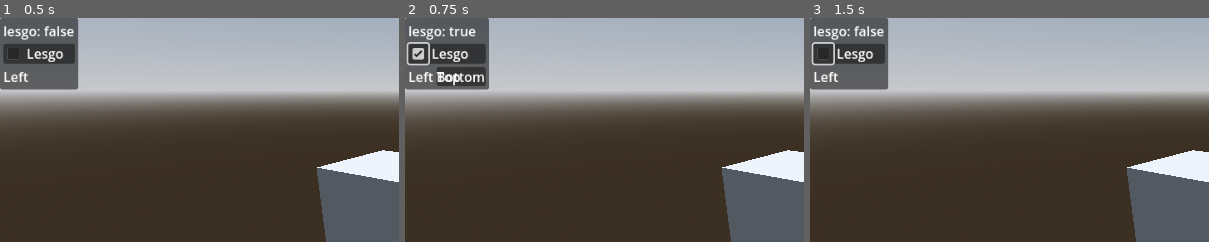
Above: before the commit, frames 1-3 (left to right).
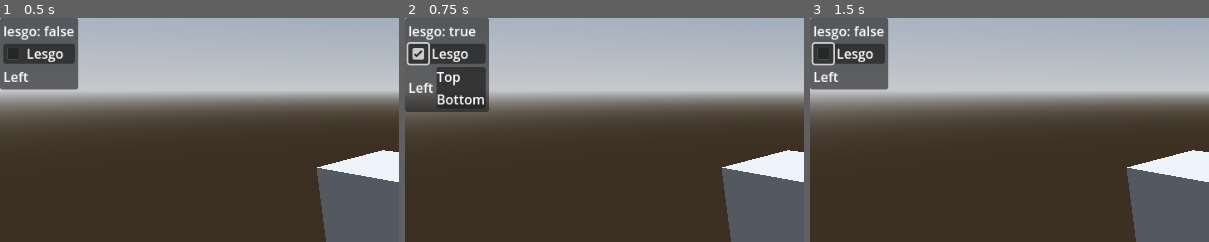
Above: after the commit, the same moments.

Repository: VojtaStruhar/godot-gdgui
Game: Godot game, scene res://test_world.tscn
The game is run twice, just before and just after one commit, with the same random seed, the same clock (stepped at 60 frames per second) and the same inputs. The project has no main scene, so this scene is started directly.
Inputs (mouse positions are % of the whole screen's width and height, from its top left):
- Up to frame 1 (0.5 s): no input
- Up to frame 2 (0.75 s): click (2, 8) at 0.5 s
- Up to frame 3 (1.5 s): click (2, 8) at 1.25 s
The pictures show only the part of the screen within x 0-50%, y 0-50%; the shares and areas given below are measured in that part.

Frame 1 is identical in both runs. In frame 2, 2.8% of the frame differs, in the area x 0-22%, y 24-42%; in frame 3, nothing differs.

Commit message:
Parametrized all layouts - horizontal, vertical and panel

Diff:
--- a/GDGui/gdgui.gd
+++ b/GDGui/gdgui.gd
@@ -76,26 +76,15 @@
 		if current != null:
 			_remove_current_element()
 
-		var label = Label.new()
-		label.text = text
-		_add_element(label)
+		var l = Label.new()
+		l.text = text
+		_add_element(l)
 
 	_increase_call_count()
 
 
 func begin_horizontal() -> void:
-	var current = _get_current_element()
-	if current is HBoxContainer:
-		_layout_stack.append(current)
-	else:
-		if current != null:
-			_remove_current_element()
-		var hbox = HBoxContainer.new()
-		_add_element(hbox)
-		_layout_stack.append(hbox)
-
-	_increase_call_count()
-	_handle_nested_layout_dict()
+	_begin_layout("HBoxContainer")
 
 
 func end_horizontal() -> void:
@@ -103,41 +92,22 @@
 
 
 func begin_vertical() -> void:
-	var current = _get_current_element()
-	if current is VBoxContainer:
-		_layout_stack.append(current)
-	else:
-		if current != null:
-			_remove_current_element()
-		var vbox = VBoxContainer.new()
-		_add_element(vbox)
-		_layout_stack.append(vbox)
-
-	_increase_call_count()
-	_handle_nested_layout_dict()
+	_begin_layout("VBoxContainer")
 
 
 func end_vertical() -> void:
 	_end_layout("VBoxContainer")
 
+
+## Panel contains vertical layout by default
 func begin_panel() -> void:
-	var current = _get_current_element()
-	if current is PanelContainer:
-		_layout_stack.append(current)
-	else:
-		if current != null:
-			_remove_current_element()
-		var panel = PanelContainer.new()
-		_add_element(panel)
-		_layout_stack.append(panel)
-
-	_increase_call_count()
-	_handle_nested_layout_dict()
+	_begin_layout("PanelContainer")
+	begin_vertical()
 
 
 func end_panel() -> void:
+	end_vertical()
 	_end_layout("PanelContainer")
-
 
 
 func _handle_nested_layout_dict() -> void:
@@ -150,22 +120,57 @@
 
 	_call_count_stack.append(0)
 
+
+# Use this for begin_* layouts - less copypaste, more polar bears :)
+func _begin_layout(layout_name: String) -> void:
+	var current = _get_current_element()
+
+	var is_desired_class = false
+	match layout_name:
+		"HBoxContainer":   is_desired_class = current is HBoxContainer
+		"VBoxContainer":   is_desired_class = current is VBoxContainer
+		"PanelContainer":  is_desired_class = current is PanelContainer
+		"MarginContainer": is_desired_class = current is MarginContainer
+		_: printerr("[GDGui internal] Unknown layout! ", layout_name)
+
+	if is_desired_class:
+		_layout_stack.append(current)
+	else:
+		if current != null:
+			_remove_current_element()
+
+		var layout
+		match layout_name:
+			"HBoxContainer":   layout = HBoxContainer.new()
+			"VBoxContainer":   layout = VBoxContainer.new()
+			"PanelContainer":  layout = PanelContainer.new()
+			"MarginContainer": layout = MarginContainer.new()
+			_: printerr("[GDGui internal] Unknown layout! ", layout_name)
+
+		_add_element(layout)
+		_layout_stack.append(layout)
+
+	_increase_call_count()
+	_handle_nested_layout_dict()
+
+
 # Use this for end_* layout calls and save on copypaste!
-func _end_layout(name: String) -> void:
+func _end_layout(layout_name: String) -> void:
 	_cleanup_layout()  # Get rid of any extra items from previous runs
 	_call_count_stack.pop_back()
 	var layout = _layout_stack.pop_back()
 	_increase_call_count()
 
 	var should_print_warning = false
-	match name:
+	match layout_name:
 		"HBoxContainer":   should_print_warning = not layout is HBoxContainer
 		"VBoxContainer":   should_print_warning = not layout is VBoxContainer
 		"PanelContainer":  should_print_warning = not layout is PanelContainer
 		"MarginContainer": should_print_warning = not layout is MarginContainer
+		_: printerr("[GDGui internal] Unknown layout! ", layout_name)
 
 	if should_print_warning:
-		push_warning("WARNING: Mismatched layout ending - topmost layout wasn't a %s. It was " % name, layout)
+		push_warning("WARNING: Mismatched layout ending - topmost layout wasn't a %s. It was " % layout_name, layout)
 
 
 # -------------------------------------------------------- #
